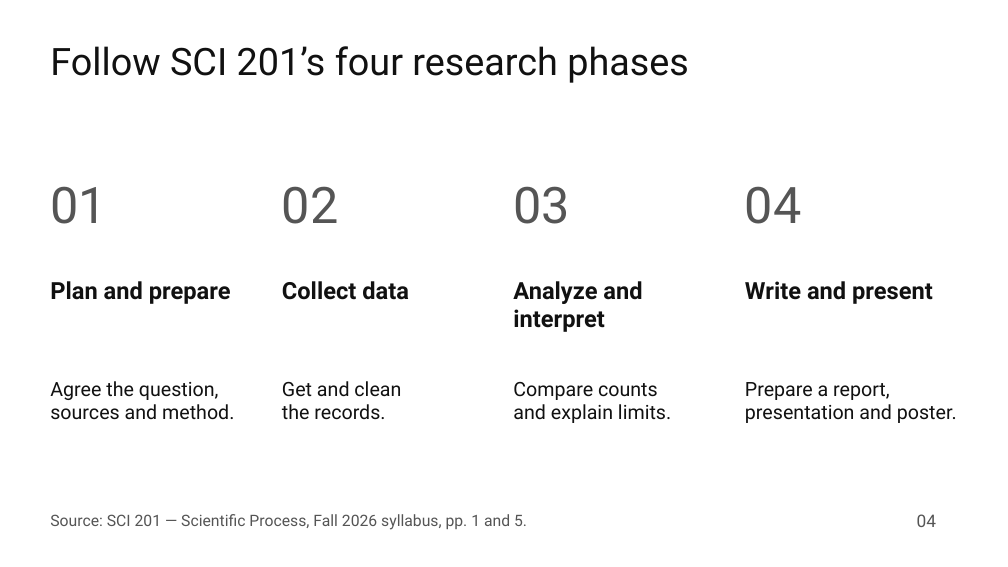
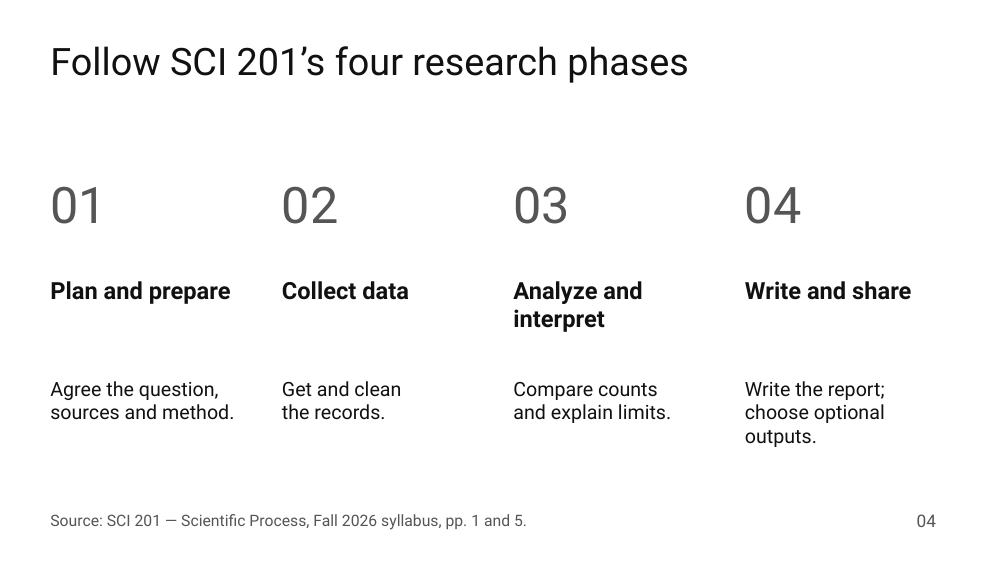
Before and after one commit to kalebpham/DataBridge, a slide deck: slide 4 of reports/proposal-presentation.pptx. Drawn at 1008x567 pixels with LibreOffice and Linux fonts; fonts in the diff are those of the drawing. Boxes give left, top, right and bottom in pixels: in the first picture for what was removed or moved away, otherwise in the second. Text is boxed around its words. In the diff, an @@ line names an element or a change of style, - is before the commit and + after.

Commit message:
docs: make the report the main deliverable and sharing formats optional

```diff
--- a/reports/proposal-presentation.pptx
+++ b/reports/proposal-presentation.pptx
@@ text at box(745, 281, 911, 300): text changed @@
-Write and present
+Write and share
@@ text at box(745, 381, 885, 447): text changed @@
-Prepare a report,
-presentation and poster.
+Write the report;
+choose optional outputs.
```
Also in this commit, not shown: 2 other files.
